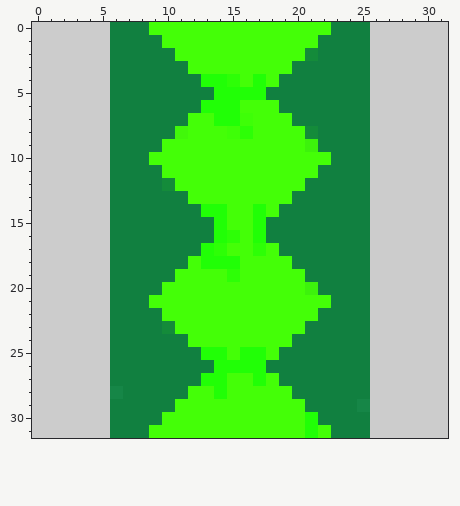
Pixel-art sprite -- green.png. That is the earlier state.
The file is 32x32 pixels. Colours within 5 levels of each other are drawn and written as one.
After:
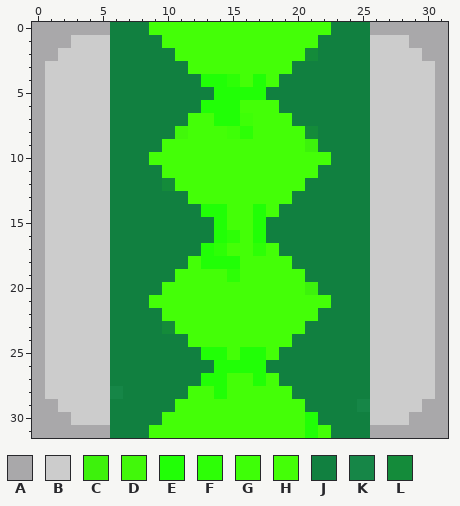
Palette (. is transparent): A #a9a8aa  B #cccccc  C #3df20c  D #41f80a  E #21ff06  F #2dff06  G #3eff07  H #44ff07  J #118040  K #168647  L #148b3a
Diff:
Colour B gives way to colour A in row 0 at x 0 to 5 and 26 to 31; in row 1 at x 0 to 2 and 29 to 31; in row 2 at x 0 to 1 and 30 to 31; in rows 3 to 28 at x 0 and 31; in row 29 at x 0 to 1 and 30 to 31; in row 30 at x 0 to 2 and 29 to 31.
Colour B gives way to colour A in row 31 at x 0 to 5 and 26 to 31.
